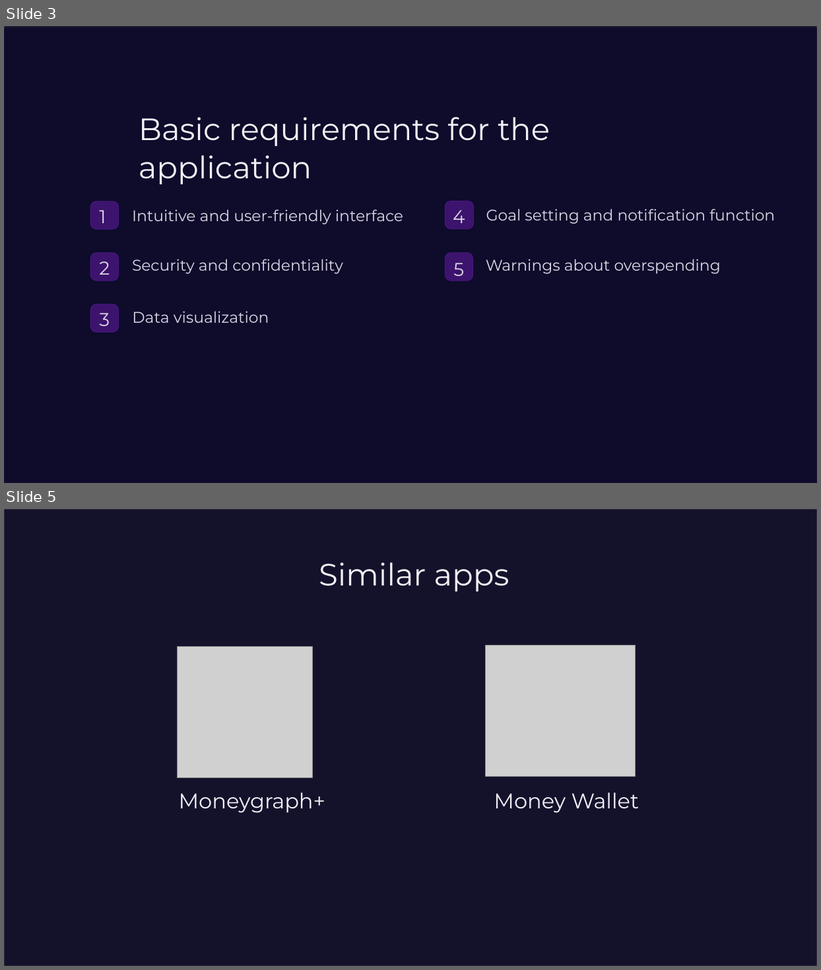
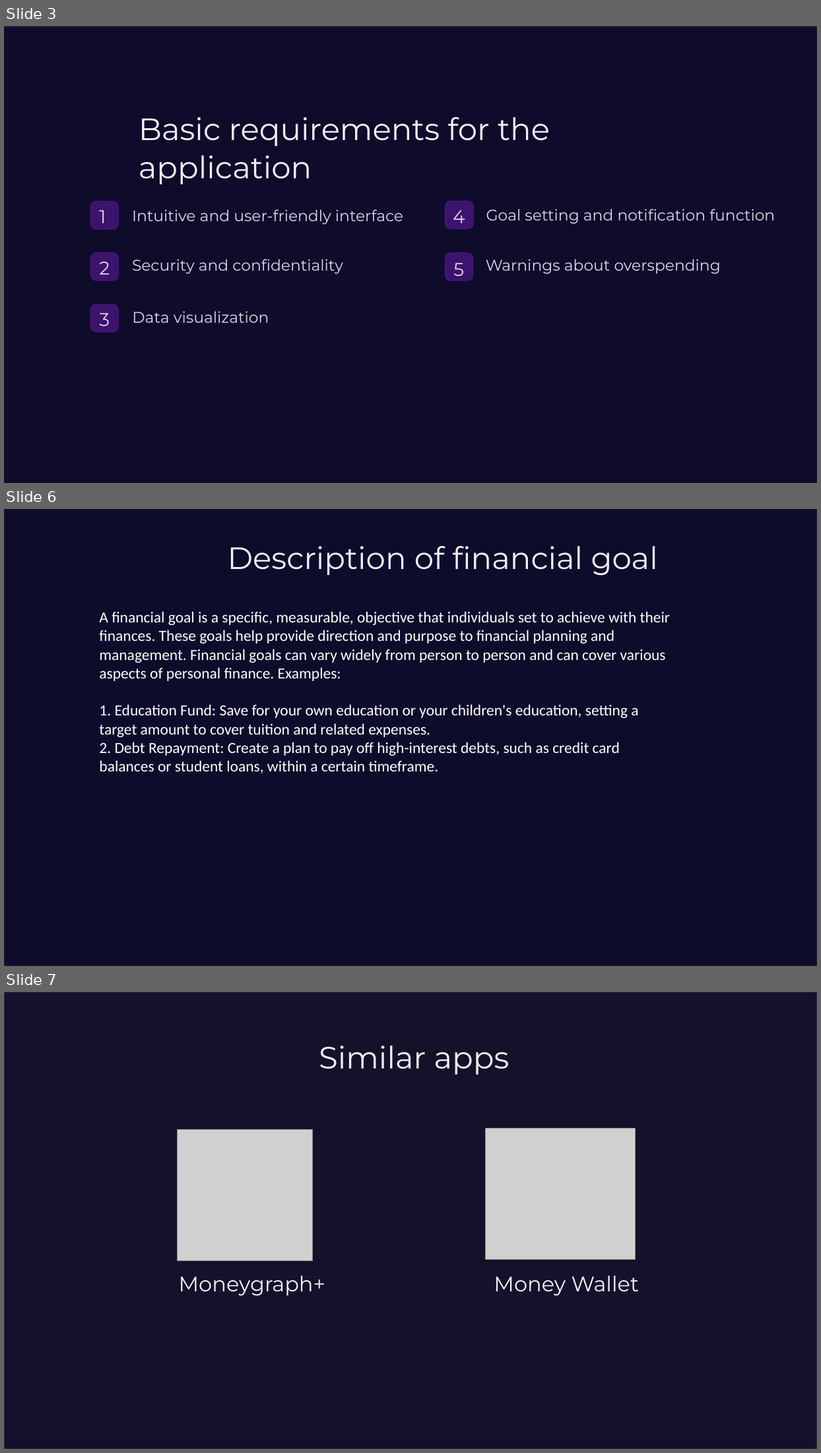
Before and after one commit to OstappMelnykk/MoneyManager, a slide deck: DOCUMENTS/Presentation.pptx. Shown one above the other, each under a label of ours: slides 3 and 5 before the commit, slides 3, 6 and 7 after it; the slides between them are not shown. The pictures are 821x970 and 821x1453 pixels, drawn with LibreOffice and Linux fonts; fonts in the diff are those of the drawing; grey boxes stand for pictures; background and template pictures are left out; a plain dark background stands for a picture behind light text. Boxes give left, top, right and bottom in pixels: in the first picture for what was removed or moved away, otherwise in the second. Text is boxed around its words. In the diff, an @@ line names an element or a change of style, - is before the commit and + after.

```diff
--- a/DOCUMENTS/Presentation.pptx
+++ b/DOCUMENTS/Presentation.pptx
@@ slide 6 added at [4,509,817,966], background picture (left out) @@
@@ rectangle added at [4,509,817,966], fill #0D0A2C at 75% opacity, outline #FFFFFF 0.79 pt @@
@@ rectangle added at [4,509,817,966], fill #0D0A2C at 75% opacity, outline #FFFFFF 0.79 pt @@
@@ text added at [228,546,658,576], 43.7 pt, text #F2F0F4 @@
+Description of financial goal
@@ text added at [99,611,670,774], 22 pt, text #FFFFFF @@
+A financial goal is a specific, measurable, objective that individuals set to achieve with their finances. These goals help provide direction and purpose to financial planning and management. Financial goals can vary widely from person to person and can cover various aspects of personal finance. Examples:
+1. Education Fund: Save for your own education or your children's education, setting a target amount to cover tuition and related expenses.
+2. Debt Repayment: Create a plan to pay off high-interest debts, such as credit card balances or student loans, within a certain timeframe.
@@ what was slide 5 is now slide 7 @@
```
Also in this commit, not shown: 2 slides changed, 1 other slide added.
